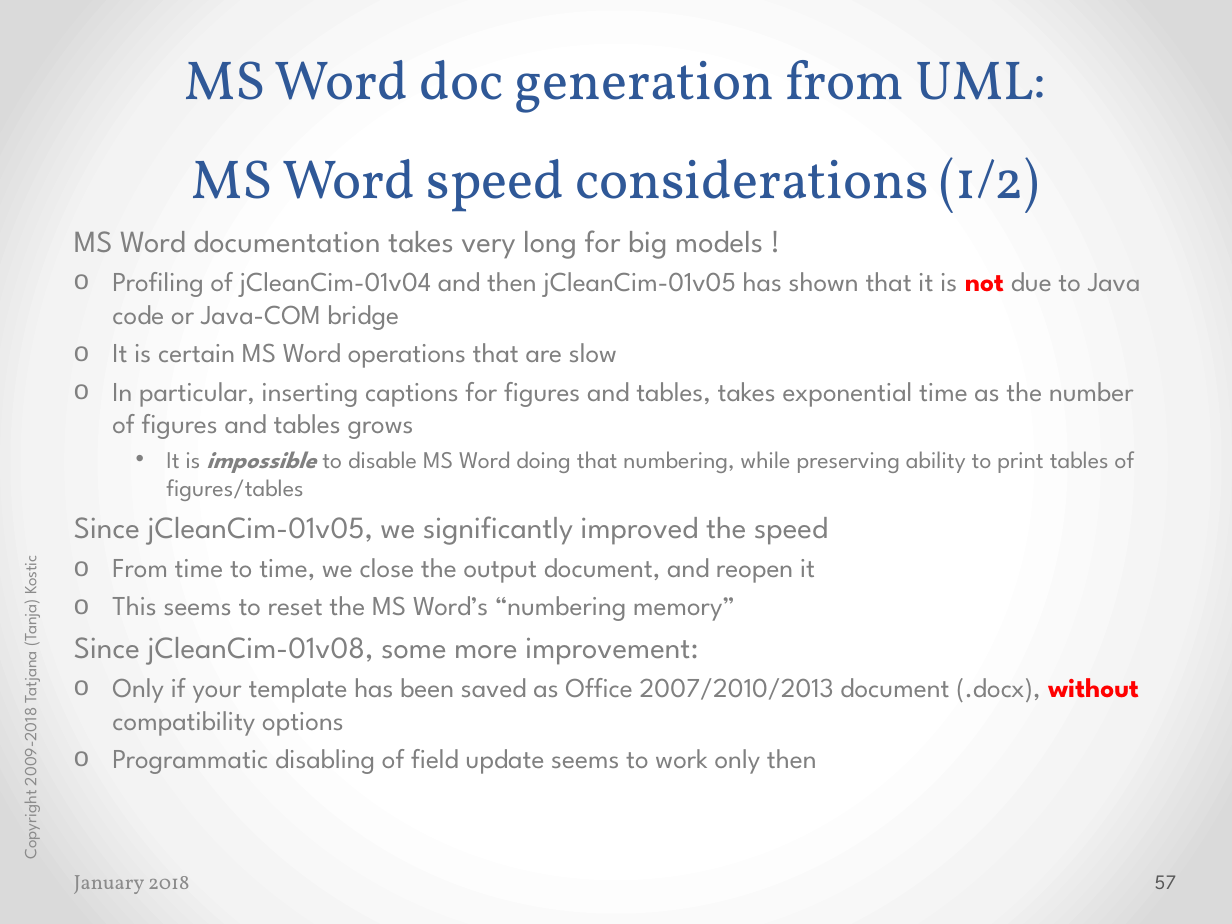
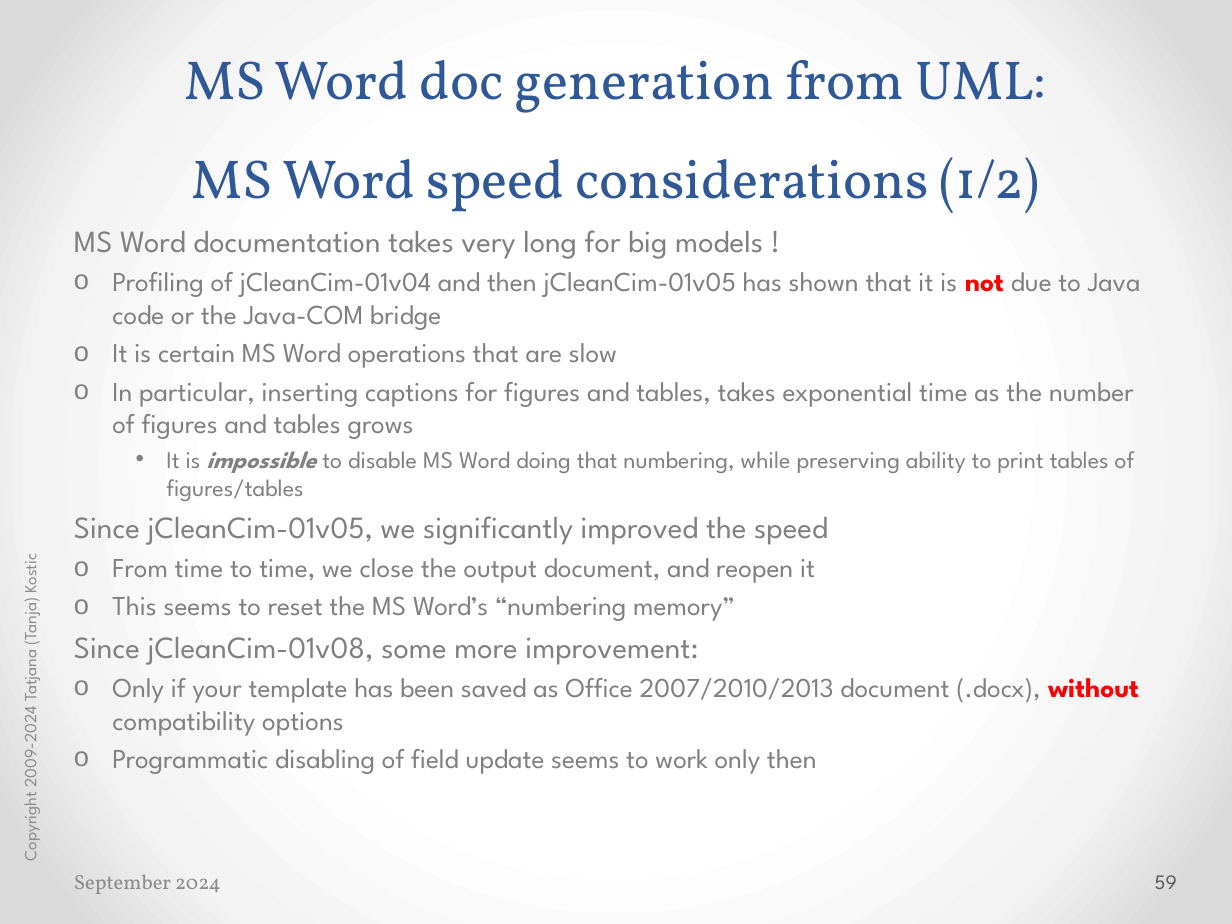
Before and after one commit to cimug-org/jCleanCim, a slide deck: slide 59 of doc/jCleanCimIntro.pptx (slide 57 before the commit). Drawn at 1232x924 pixels with LibreOffice and Linux fonts; fonts in the diff are those of the drawing. Boxes give left, top, right and bottom in pixels: in the first picture for what was removed or moved away, otherwise in the second. Text is boxed around its words. In the diff, an @@ line names an element or a change of style, - is before the commit and + after.

```diff
--- a/doc/jCleanCimIntro.pptx
+++ b/doc/jCleanCimIntro.pptx
@@ text at bbox=[112, 272, 1141, 330]: text changed @@
-  o Profiling of jCleanCim-01v04 and then jCleanCim-01v05 has shown that it is not due to Java code or Java-COM bridge
+  o Profiling of jCleanCim-01v04 and then jCleanCim-01v05 has shown that it is not due to Java code or the Java-COM bridge
@@ text at bbox=[17, 558, 42, 859]: text changed @@
-Copyright 2009-2018 Tatjana (Tanja) Kostic
+Copyright 2009-2024 Tatjana (Tanja) Kostic
@@ text at bbox=[74, 874, 221, 894]: text changed @@
-January 2018
+September 2024
@@ page number at bbox=[1155, 875, 1177, 889]: text changed @@
-57
+59
```
Also in this commit, not shown: 74 other slides changed, 2 slides added, 35 other files.
